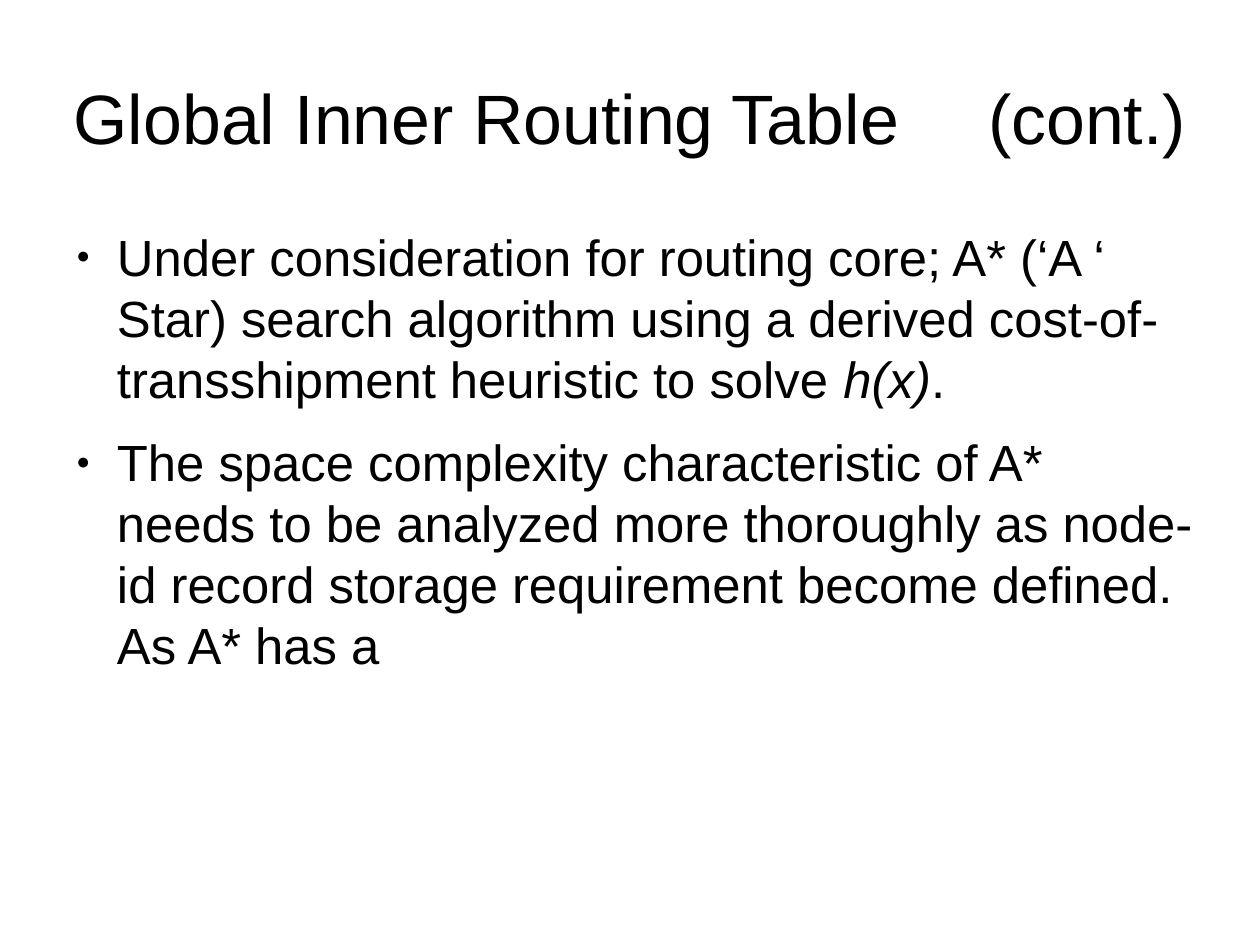
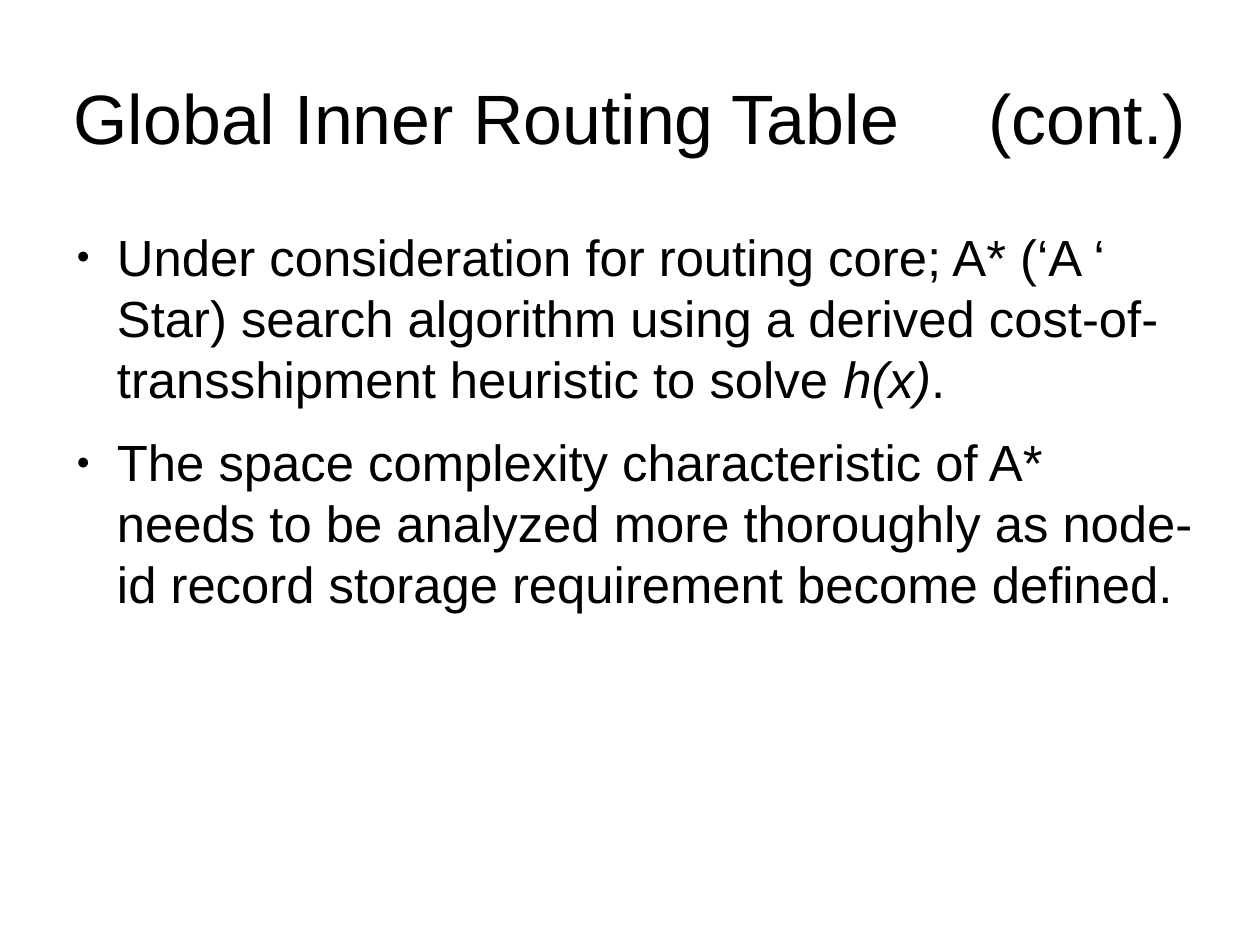
Before and after one commit to 8bitgeek/hive, a slide deck: slide 18 of docs/hive-slides.odp. Drawn at 1260x945 pixels with LibreOffice and Linux fonts; fonts in the diff are those of the drawing; background and template pictures are left out. Boxes give left, top, right and bottom in pixels: in the first picture for what was removed or moved away, otherwise in the second. Text is boxed around its words. In the diff, an @@ line names an element or a change of style, - is before the commit and + after.

```diff
--- a/docs/hive-slides.odp
+++ b/docs/hive-slides.odp
@@ text at (x1=117, y1=444, x2=1193, y2=614): text changed @@
-● The space complexity characteristic of A* needs to be analyzed more thoroughly as node-id record storage requirement become defined. As A* has a
+● The space complexity characteristic of A* needs to be analyzed more thoroughly as node-id record storage requirement become defined.
```
Also in this commit, not shown: 1 other slide changed.
